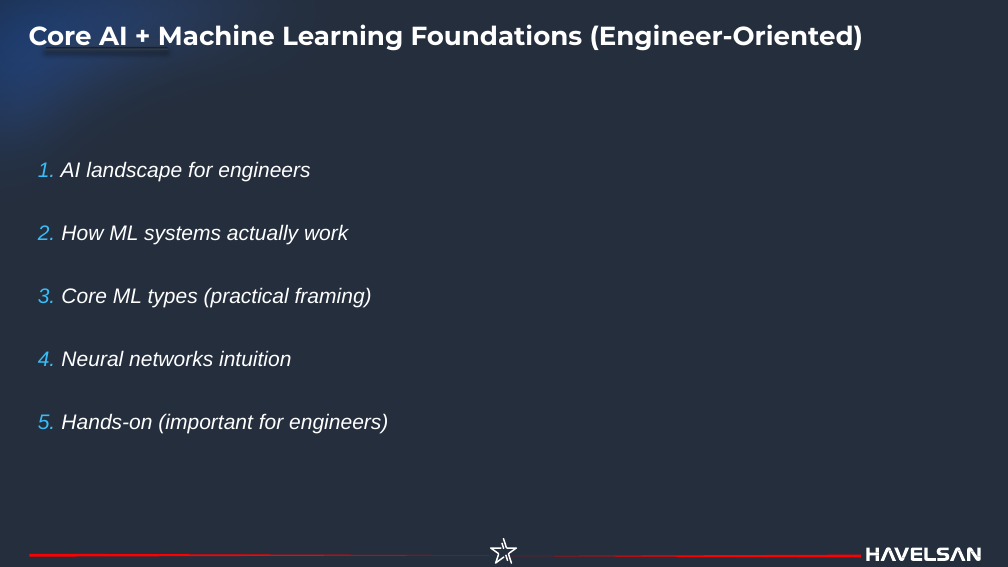
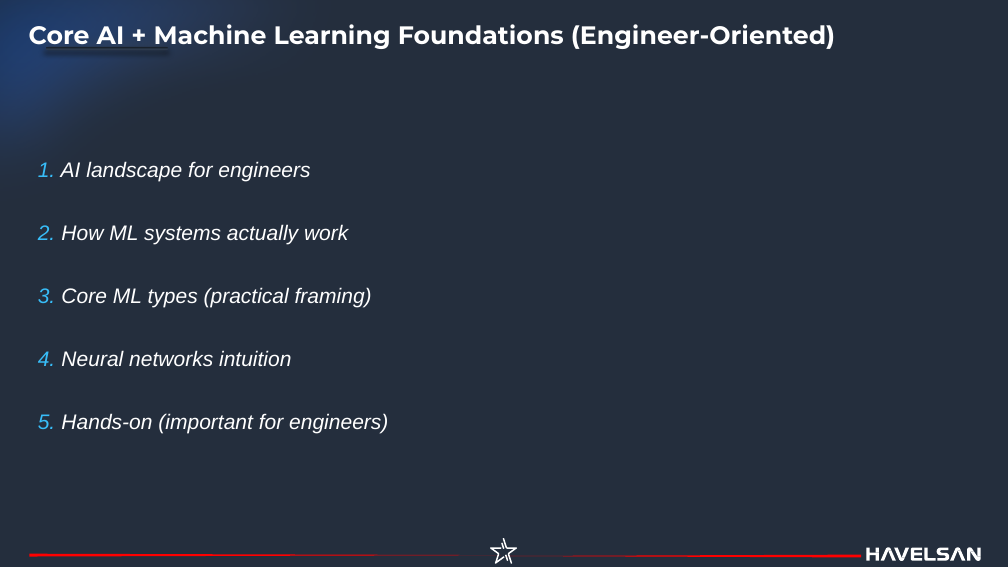
Before and after one commit to havelsan/YZ_EGITIM, a slide deck: slide 3 of presentations/01.Day_1_—_Core_AI_and_Machine_Learning_Foundations_Engineer-Oriented.pptx. Drawn at 1008x567 pixels with LibreOffice and Linux fonts; fonts in the diff are those of the drawing. Boxes give left, top, right and bottom in pixels: in the first picture for what was removed or moved away, otherwise in the second. Text is boxed around its words. In the diff, an @@ line names an element or a change of style, - is before the commit and + after.

```diff
--- a/presentations/01.Day_1_—_Core_AI_and_Machine_Learning_Foundations_Engineer-Oriented.pptx
+++ b/presentations/01.Day_1_—_Core_AI_and_Machine_Learning_Foundations_Engineer-Oriented.pptx
@@ text "Core AI + Machine Learning ..." at <box>29,24,835,49</box>: size 24.9 to 24 pt @@
@@ outline redrawn in 4 elements at <box>0,0,861,441</box>, <box>46,47,168,51</box>, <box>46,47,168,51</box>, <box>29,554,501,557</box> @@
```
Also in this commit, not shown: 28 other slides changed, 13 slides added, 2 slides removed, 2 other files.
